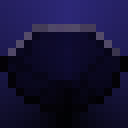
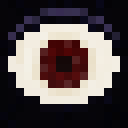
Layered file, before and after one edit (128×128). Changes by layer:
showed group "open eye" (7 layers) over [0, 0, 128, 128]
renamed "eye-whites" to "eye-color", moved it above "eye-whites", painted on it over [8, 16, 128, 104]
renamed "eye" to "eye-whites", painted on it over [8, 24, 120, 104]
hid group "closed eye" (2 layers) over [0, 0, 128, 128]
